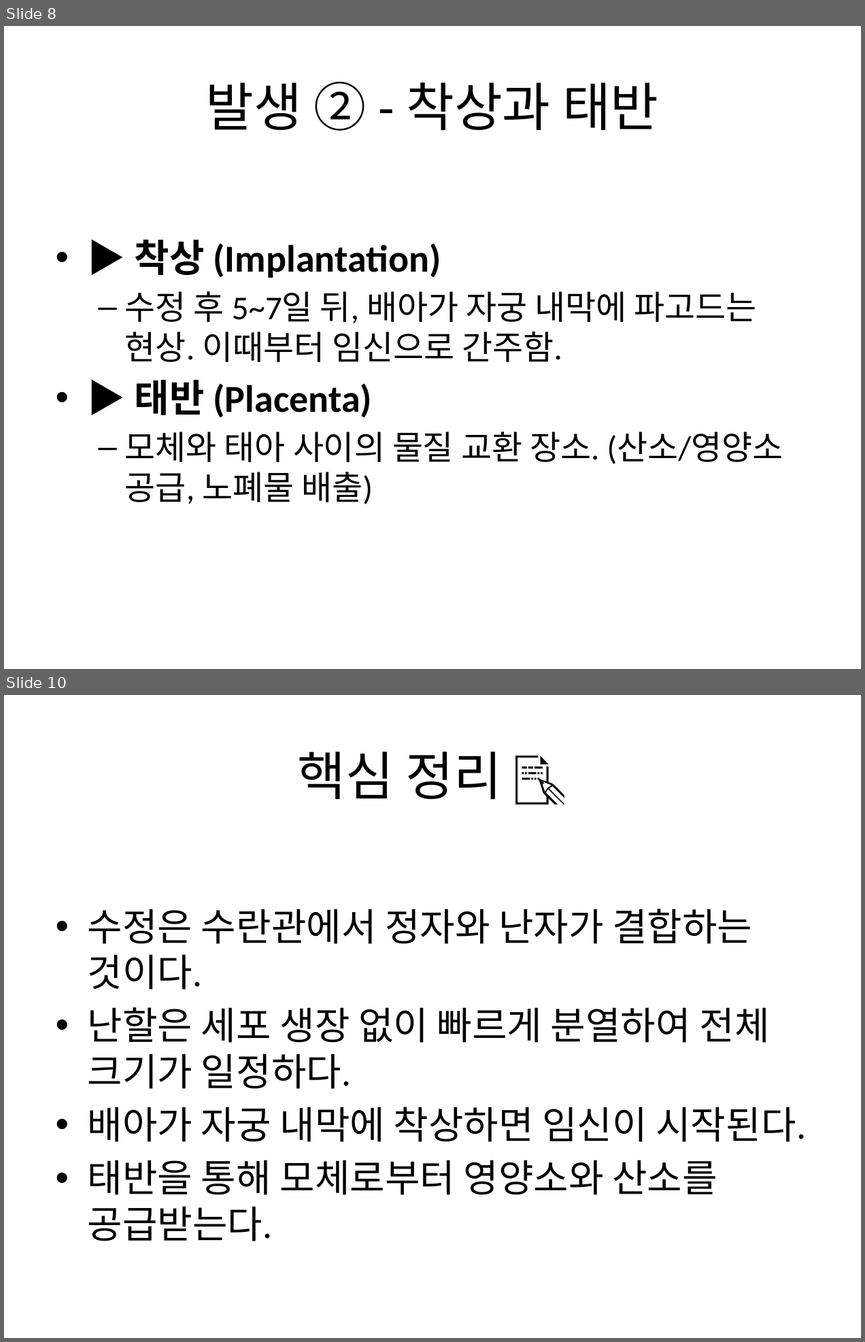
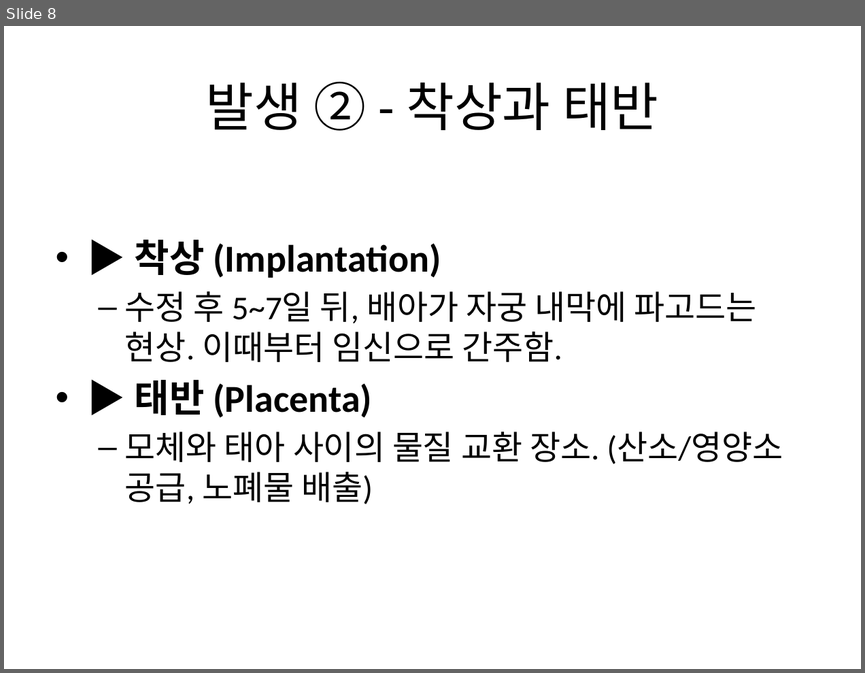
Before and after one commit to rjegjin/Project-SCOPE, a slide deck: output/02_fertilization.pptx. Shown one above the other, each under a label of ours: slides 8 and 10 before the commit, slide 8 after it; the slides between them are not shown. The pictures are 865x1342 and 865x673 pixels, drawn with LibreOffice and Linux fonts; fonts in the diff are those of the drawing. Boxes give left, top, right and bottom in pixels: in the first picture for what was removed or moved away, otherwise in the second. Text is boxed around its words. In the diff, an @@ line names an element or a change of style, - is before the commit and + after.

```diff
--- a/output/02_fertilization.pptx
+++ b/output/02_fertilization.pptx
@@ slide 10 removed at [4, 695, 861, 1338], background #FFFFFF @@
@@ title removed at [298, 751, 502, 799] @@
-핵심 정리 📝
@@ text removed at [88, 909, 806, 1241] @@
-• 수정은 수란관에서 정자와 난자가 결합하는 것이다.
-• 난할은 세포 생장 없이 빠르게 분열하여 전체 크기가 일정하다.
-• 배아가 자궁 내막에 착상하면 임신이 시작된다.
-• 태반을 통해 모체로부터 영양소와 산소를 공급받는다.
```
Also in this commit, not shown: 4 slides changed, 12 other files.
